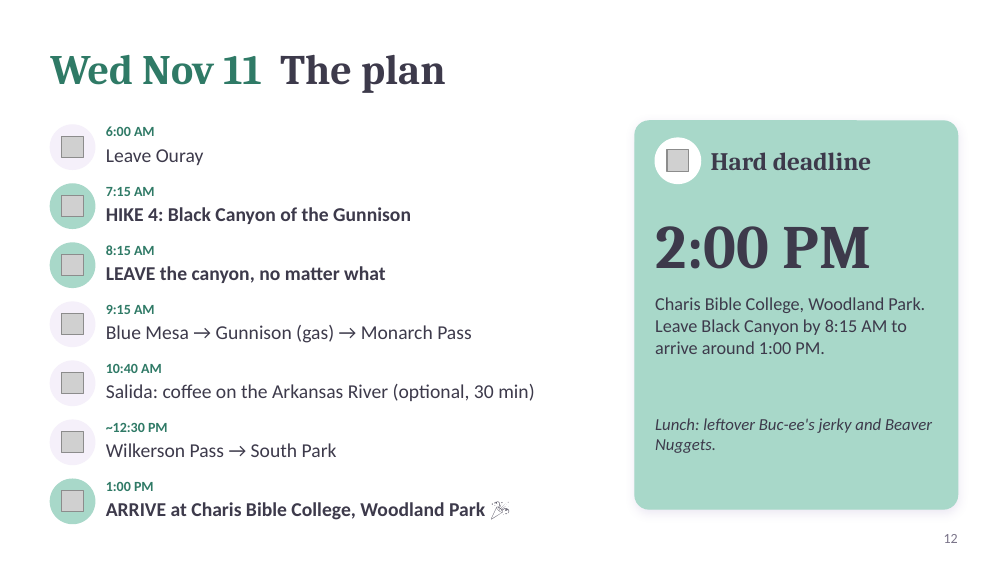
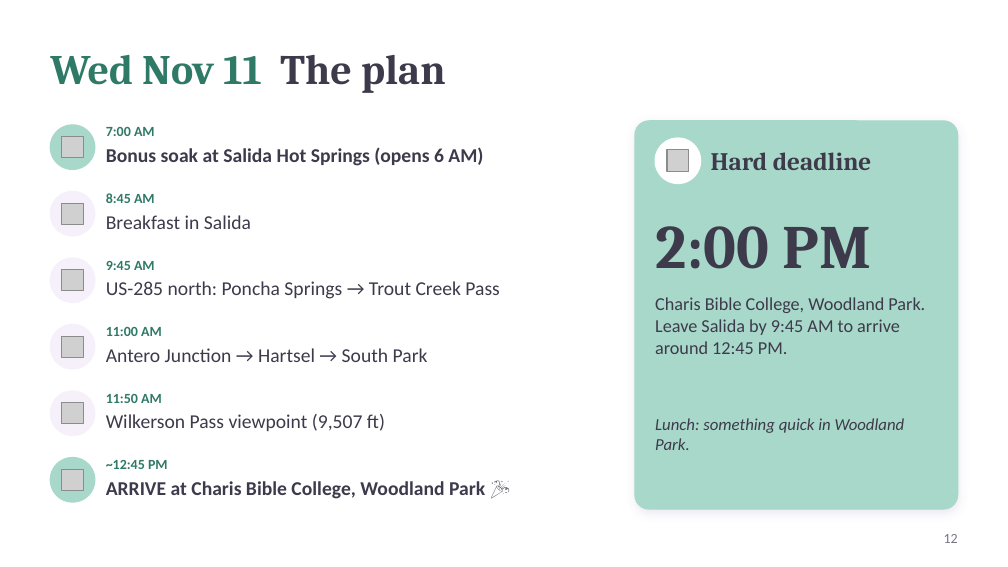
Before and after one commit to kohl-crypto/desert-to-divide, a slide deck: slide 12 of Desert-to-Divide-Tour-Guide.pptx. Drawn at 1008x567 pixels with LibreOffice and Linux fonts; fonts in the diff are those of the drawing; grey boxes stand for pictures. Boxes give left, top, right and bottom in pixels: in the first picture for what was removed or moved away, otherwise in the second. Text is boxed around its words. In the diff, an @@ line names an element or a change of style, - is before the commit and + after.

```diff
--- a/Desert-to-Divide-Tour-Guide.pptx
+++ b/Desert-to-Divide-Tour-Guide.pptx
@@ ellipse: place and size @@
-ellipse at [50,184,95,229]
+ellipse at [50,125,95,169]
@@ text at [106,127,155,136]: text changed @@
-6:00 AM
+7:00 AM
@@ text at [106,147,483,166]: text changed; bold on @@
-Leave Ouray
+Bonus soak at Salida Hot Springs (opens 6 AM)
@@ ellipse: place and size @@
-ellipse at [50,125,95,169]
+ellipse at [50,192,95,236]
@@ picture: place and size @@
-picture at [61,373,83,394]
+picture at [61,203,83,224]
@@ picture removed at [61,196,83,217] @@
@@ text at [106,193,155,203]: text changed @@
-8:15 AM
+8:45 AM
@@ text removed at [106,187,155,196] @@
-7:15 AM
@@ text removed at [106,207,411,224] @@
-HIKE 4: Black Canyon of the Gunnison
@@ text added at [106,215,251,229], 14 pt, text #3D3A4B @@
+Breakfast in Salida
@@ ellipse: place and size @@
-ellipse at [50,243,95,287]
+ellipse at [50,258,95,302]
@@ ellipse at [50,258,95,302]: fill #A8D8C9 to #F5F0FA; outline #A8D8C9 1 pt to #F5F0FA 1 pt @@
@@ picture: place and size @@
-picture at [61,255,83,276]
+picture at [61,269,83,290]
@@ text at [106,261,155,270]: text changed @@
-9:15 AM
+9:45 AM
@@ text removed at [106,266,385,283] @@
-LEAVE the canyon, no matter what
@@ text added at [106,281,499,299], 14 pt, text #3D3A4B @@
+US-285 north: Poncha Springs → Trout Creek Pass
@@ text at [655,297,925,354]: text changed @@
-Charis Bible College, Woodland Park. Leave Black Canyon by 8:15 AM to arrive around 1:00 PM.
+Charis Bible College, Woodland Park. Leave Salida by 9:45 AM to arrive around 12:45 PM.
@@ ellipse: place and size @@
-ellipse at [50,302,95,347]
+ellipse at [50,325,95,369]
@@ picture removed at [61,313,83,335] @@
@@ text removed at [106,325,471,343] @@
-Blue Mesa → Gunnison (gas) → Monarch Pass
@@ text added at [106,327,162,336], 10 pt, text #2F7A66, bold @@
+11:00 AM
@@ picture added at [61,336,83,357] @@
@@ text added at [106,348,428,362], 14 pt, text #3D3A4B @@
+Antero Junction → Hartsel → South Park
@@ ellipse removed at [50,361,95,405] @@
@@ text removed at [106,384,534,401] @@
-Salida: coffee on the Arkansas River (optional, 30 min)
@@ ellipse: place and size @@
-ellipse at [50,420,95,465]
+ellipse at [50,391,95,435]
@@ picture: place and size @@
-picture at [61,431,83,453]
+picture at [61,402,83,423]
@@ text at [106,414,385,431]: text changed @@
-Wilkerson Pass → South Park
+Wilkerson Pass viewpoint (9,507 ft)
@@ text at [106,394,162,403]: text changed @@
-10:40 AM
+11:50 AM
@@ text at [655,418,905,450]: text changed @@
-Lunch: leftover Buc-ee's jerky and Beaver Nuggets.
+Lunch: something quick in Woodland Park.
@@ 1 picture, 1 text, 1 ellipse: place and size @@
-1 picture, 1 text, 1 ellipse at [50,479,485,523]
+1 picture, 1 text, 1 ellipse at [50,458,485,502]
@@ text at [106,460,168,469]: text changed @@
-~12:30 PM
+~12:45 PM
@@ text removed at [106,482,154,491] @@
-1:00 PM
```
Also in this commit, not shown: 16 other slides changed, 25 other files.
